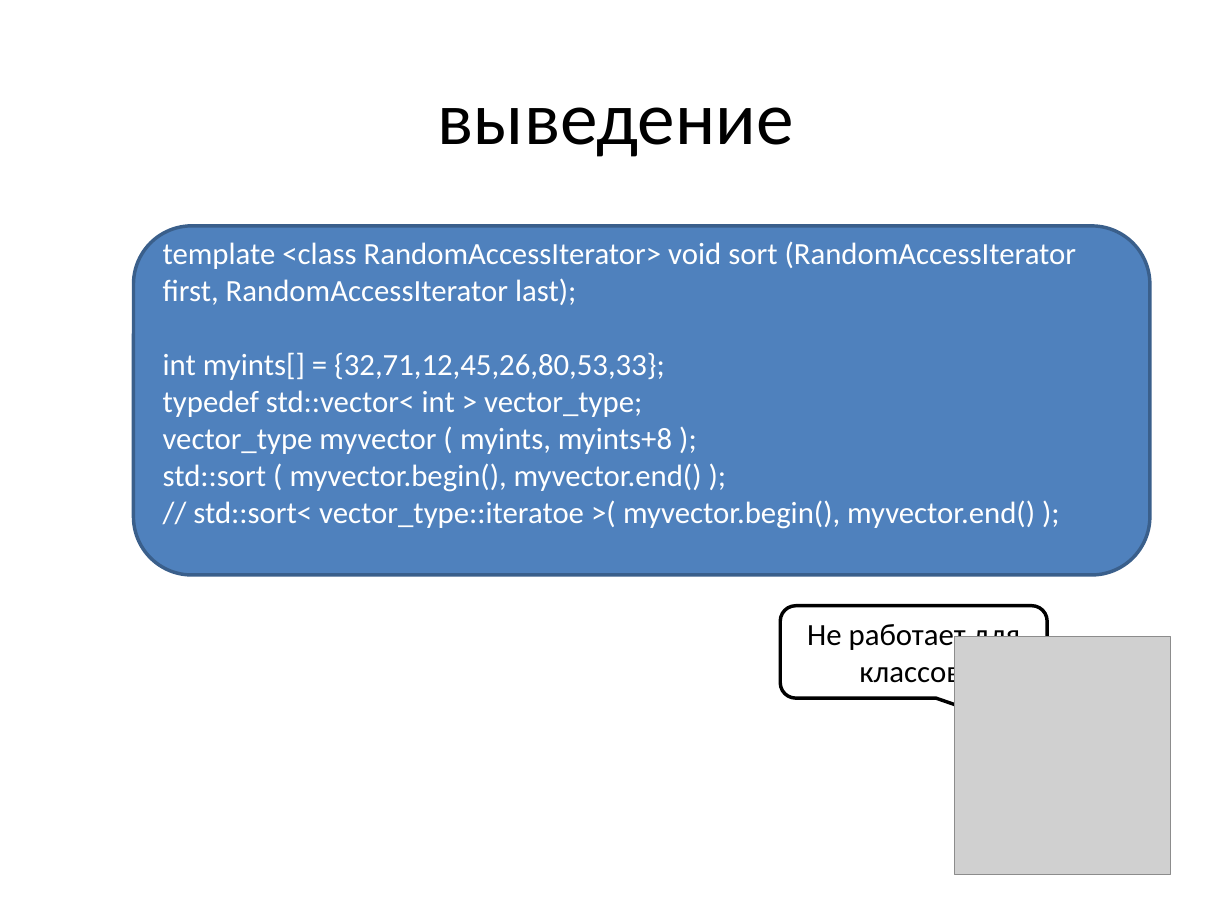
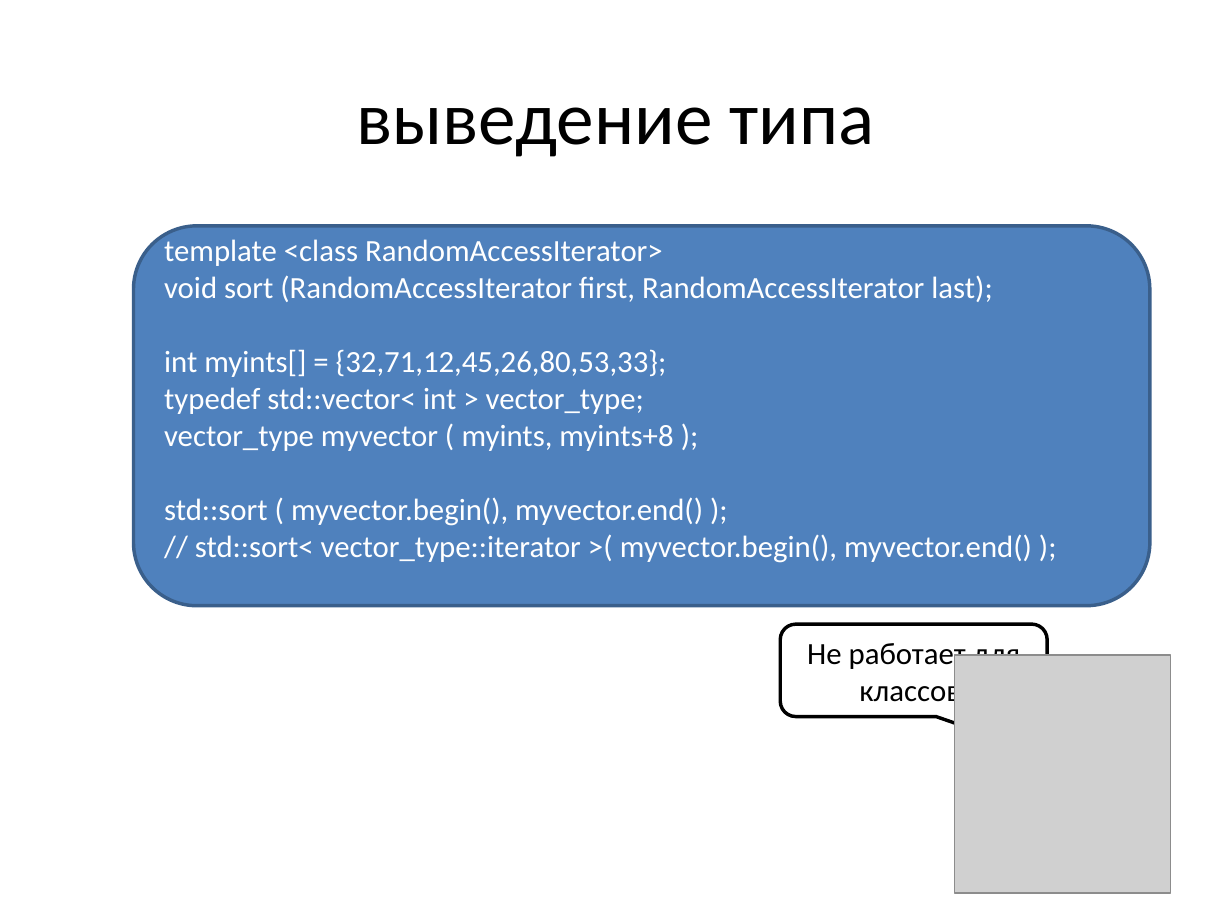
Before and after one commit to tscherkas/cpp_craft_1013, a slide deck: slide 14 of lections/cpp_craft_lec_5_pre.pptx. Drawn at 1232x924 pixels with LibreOffice and Linux fonts; fonts in the diff are those of the drawing; grey boxes stand for pictures. Boxes give left, top, right and bottom in pixels: in the first picture for what was removed or moved away, otherwise in the second. Text is boxed around its words. In the diff, an @@ line names an element or a change of style, - is before the commit and + after.

```diff
--- a/lections/cpp_craft_lec_5_pre.pptx
+++ b/lections/cpp_craft_lec_5_pre.pptx
@@ title at (x1=357, y1=107, x2=875, y2=157): text changed @@
-выведение
+выведение типа
@@ rounded rectangle "template <class RandomAccessIterator>" resized from (x1=133, y1=225, x2=1149, y2=574) to (x1=133, y1=225, x2=1149, y2=605) @@
@@ text in rounded rectangle at (x1=164, y1=235, x2=992, y2=302): text changed @@
-template <class RandomAccessIterator> void sort (RandomAccessIterator first, RandomAccessIterator last);
+template <class RandomAccessIterator>
+void sort (RandomAccessIterator first, RandomAccessIterator last);
@@ text in rounded rectangle at (x1=195, y1=534, x2=1032, y2=563): text changed @@
-// std::sort< vector_type::iteratoe >( myvector.begin(), myvector.end() );
+// std::sort< vector_type::iterator >( myvector.begin(), myvector.end() );
@@ rounded speech box "Не работает для классов" moved from (x1=780, y1=606, x2=1047, y2=699) to (x1=780, y1=625, x2=1047, y2=717) @@
@@ picture moved from (x1=955, y1=637, x2=1170, y2=875) to (x1=955, y1=655, x2=1170, y2=893) @@
```
Also in this commit, not shown: 8 other slides changed, 4 other files.
